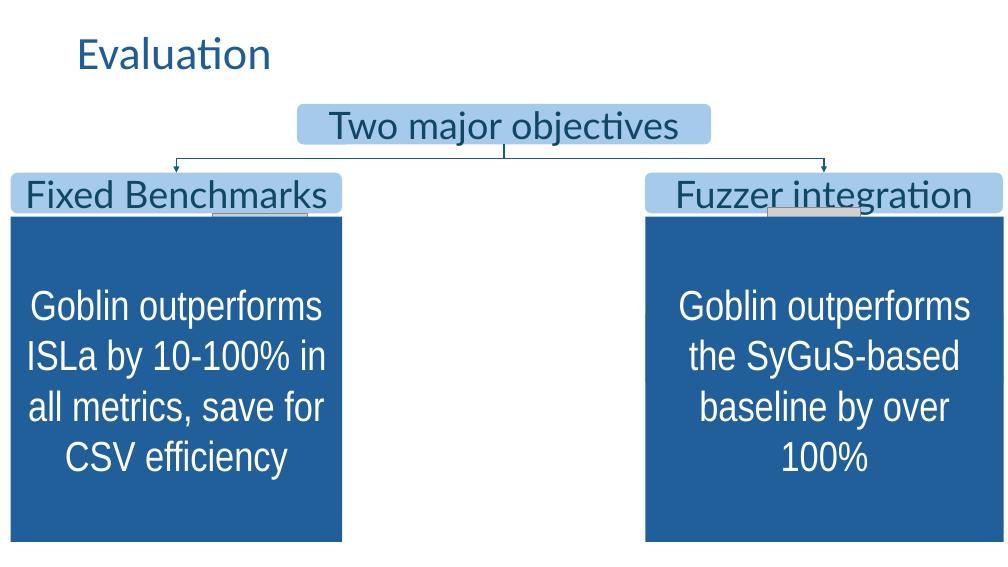
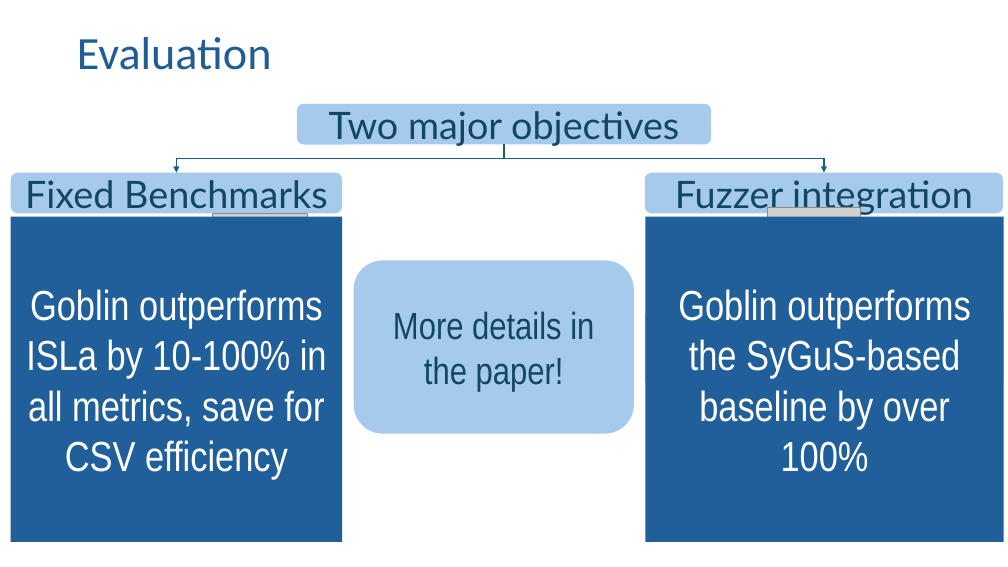
Before and after one commit to lorchrob/goblin_slides, a slide deck: slide 67 of goblin_slides.pptx (slide 66 before the commit). Drawn at 1008x567 pixels with LibreOffice and Linux fonts; fonts in the diff are those of the drawing; grey boxes stand for pictures. Boxes give left, top, right and bottom in pixels: in the first picture for what was removed or moved away, otherwise in the second. Text is boxed around its words. In the diff, an @@ line names an element or a change of style, - is before the commit and + after.

```diff
--- a/goblin_slides.pptx
+++ b/goblin_slides.pptx
@@ rounded rectangle added at [354,260,634,433], fill #A6CAEC, 36 pt, text #104862 @@
+More details in the paper!
```
Also in this commit, not shown: 10 other slides changed, 1 slide added.
